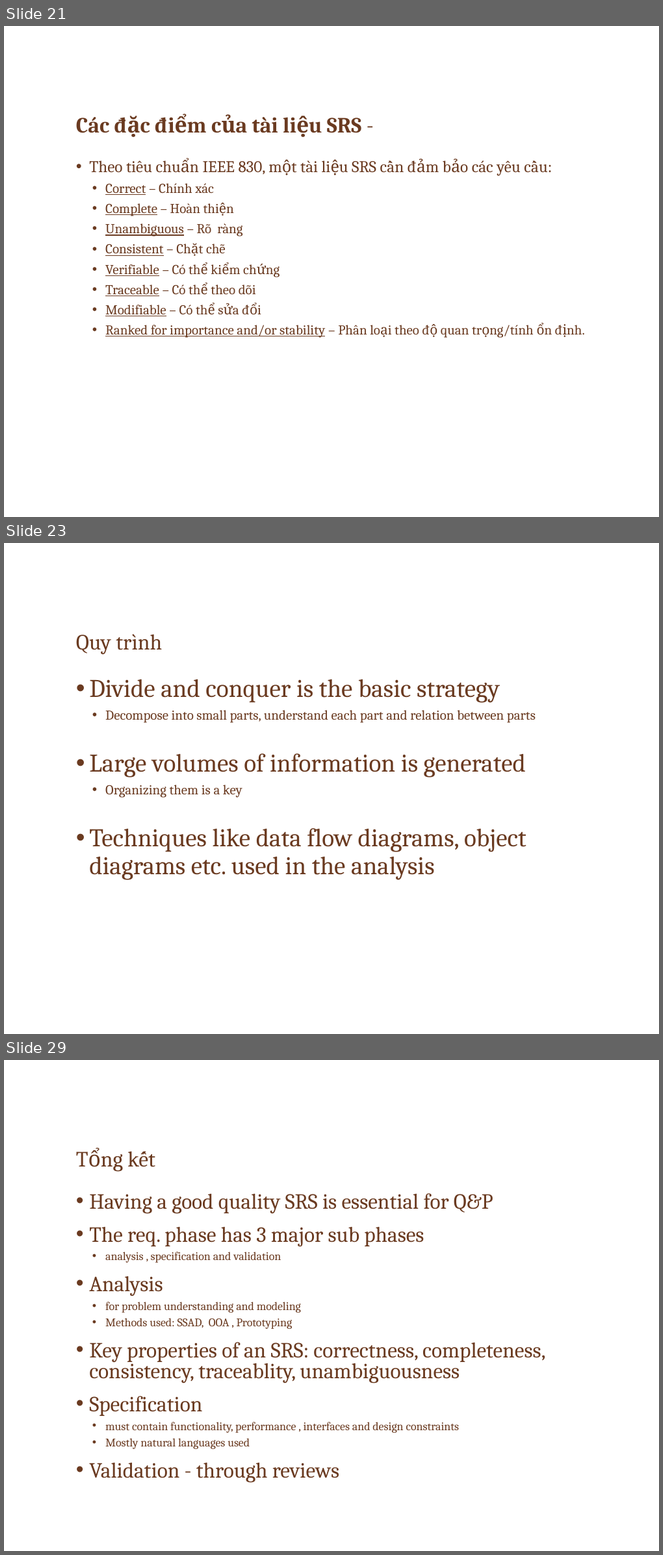
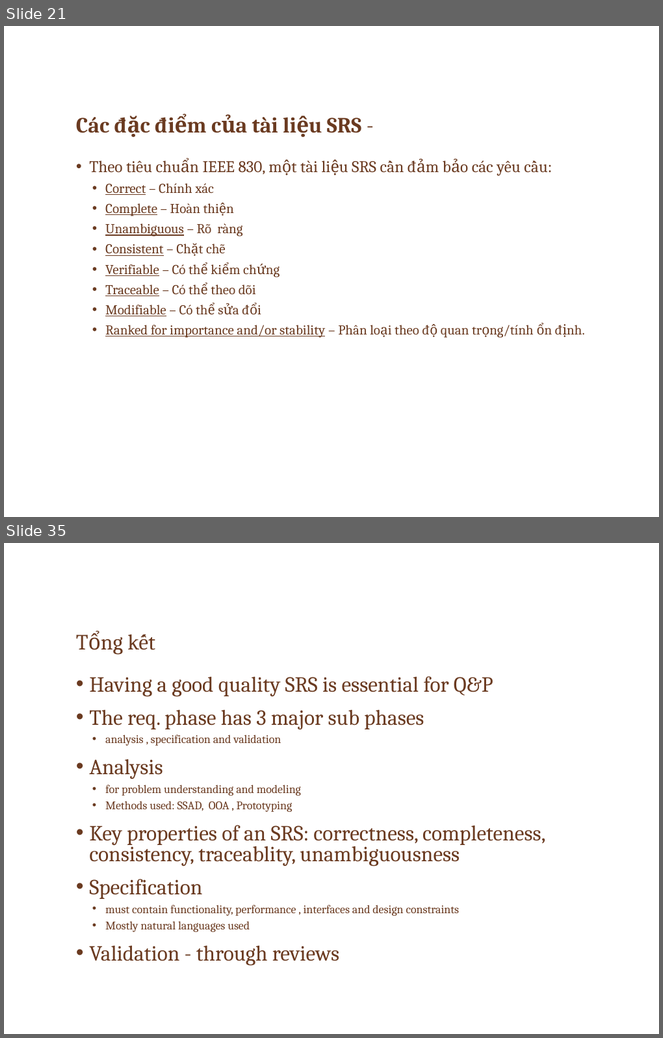
Before and after one commit to ChrisJamison/seminar_cnpm, a slide deck: Seminar/Software Requirement.pptx. Shown one above the other, each under a label of ours: slides 21, 23 and 29 before the commit, slides 21 and 35 after it; the slides between them are not shown. The pictures are 663x1555 and 663x1038 pixels, drawn with LibreOffice and Linux fonts; fonts in the diff are those of the drawing; background and template pictures are left out. Boxes give left, top, right and bottom in pixels: in the first picture for what was removed or moved away, otherwise in the second. Text is boxed around its words. In the diff, an @@ line names an element or a change of style, - is before the commit and + after.

```diff
--- a/Seminar/Software Requirement.pptx
+++ b/Seminar/Software Requirement.pptx
@@ slide 23 removed at (4,543,659,1034), background picture (left out) @@
@@ title removed at (76,634,162,655) @@
-Quy trình
@@ text removed at (89,679,536,880) @@
-• Divide and conquer is the basic strategy
-  • Decompose into small parts, understand each part and relation between parts
-• Large volumes of information is generated
-  • Organizing them is a key
-• Techniques like data flow diagrams, object diagrams etc. used in the analysis
@@ what was slide 29 is now slide 35 @@
```
Also in this commit, not shown: 5 slides changed, 8 slides added, 1 other slide removed.
